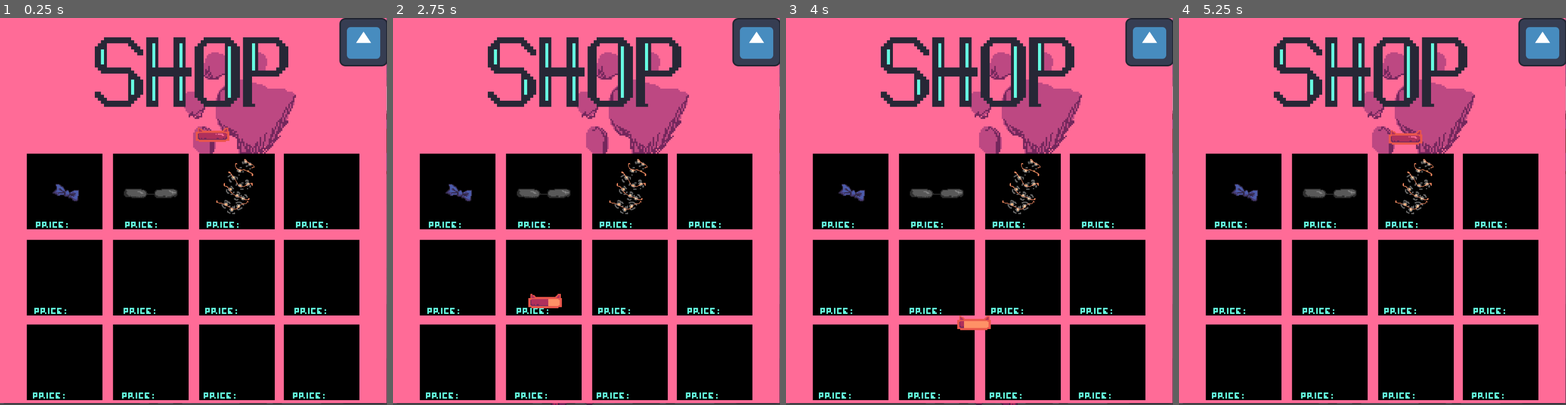
Above: before the commit, frames 1-4 (left to right).
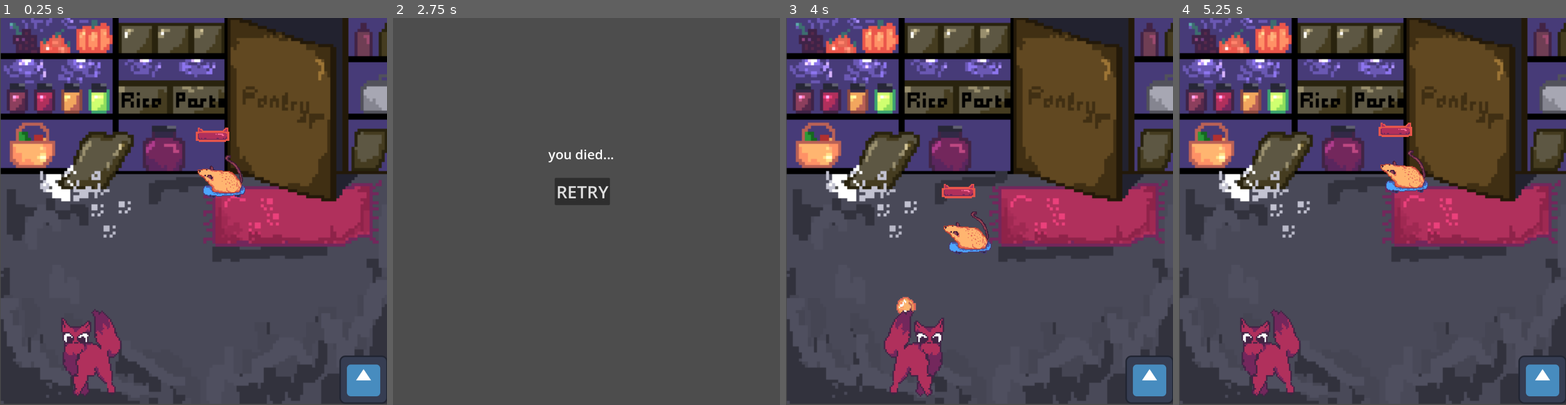
Above: after the commit, the same moments.

Repository: Nineteenn1/catsgame
Game: Godot game, scene res://scenes/main.tscn
Same seed, same stepped clock (60 frames per second), same inputs: the game is played once before the commit and once after it. The engine's default icon, where the game draws it, is replaced by a stand-in: a white triangle on a blue panel in a dark square.
Inputs (mouse positions are in pixels of both pictures, inside the frame that each line leads up to):
- Up to frame 1 (0.25 s): no input
- Up to frame 2 (2.75 s): click (756, 377) at 0.5 s; move the mouse to (671, 192) at 1.27 s; hold D (RIGHT) 1.28-2.03 s; click (671, 192) at 1.35 s; move the mouse to (509, 230) at 2.02 s; hold S (DOWN) from 2.03 s (still down); click (509, 230) at 2.1 s
- Up to frame 3 (4 s): release S (DOWN) at 2.75 s; click (975, 192) at 2.75 s, where only the run after the commit has a clickable "RETRY"; move the mouse to (1018, 126) at 3.52 s; hold D (RIGHT) from 3.53 s (still down); click (1018, 126) at 3.6 s
- Up to frame 4 (5.25 s): move the mouse to (1353, 288) at 4.27 s; release D (RIGHT) at 4.28 s; hold W (UP) 4.28-5 s; click (1353, 288) at 4.35 s; click (1368, 192) at 5 s, where only the run after the commit has a clickable "RETRY"

The runs differ from the first frame. In frame 1, 99% of the frame differs, in the area x 0-100%, y 0-100%; in frame 2, 99%; in frame 3, 99%; in frame 4, 99%.

Commit message:
add rat attack n stuff

Diff:
--- /dev/null
+++ b/cats/scenes/Die_screen.gd
@@ -0,0 +1,16 @@
+extends Node2D
+
+
+# Called when the node enters the scene tree for the first time.
+func _ready() -> void:
+	pass # Replace with function body.
+
+
+# Called every frame. 'delta' is the elapsed time since the previous frame.
+func _process(delta: float) -> void:
+	pass
+
+
+func _on_retry_pressed() -> void:
+	get_tree().change_scene_to_file("res://scenes/main.tscn")
+	#get_tree().reload_current_scene()
--- /dev/null
+++ b/cats/scenes/die_screen.tscn
@@ -0,0 +1,25 @@
+[gd_scene load_steps=2 format=3 uid="uid://biwc2ya06dnxq"]
+
+[ext_resource type="Script" path="res://scenes/Die_screen.gd" id="1_4kkh4"]
+
+[node name="DieScreen" type="Node2D"]
+script = ExtResource("1_4kkh4")
+
+[node name="Label" type="Label" parent="."]
+offset_left = 411.0
+offset_top = 336.0
+offset_right = 585.0
+offset_bottom = 385.0
+theme_override_font_sizes/font_size = 35
+text = "you died..."
+
+[node name="retry" type="Button" parent="."]
+offset_left = 428.0
+offset_top = 423.0
+offset_right = 574.0
+offset_bottom = 495.0
+theme_override_colors/icon_normal_color = Color(1, 1, 1, 1)
+theme_override_font_sizes/font_size = 46
+text = "RETRY"
+
+[connection signal="pressed" from="retry" to="." method="_on_retry_pressed"]
--- a/cats/scenes/main.tscn
+++ b/cats/scenes/main.tscn
@@ -56,8 +56,10 @@
 autostart = true
 
 [node name="rat_spawn_timer" type="Timer" parent="cat"]
-wait_time = 5.0
+wait_time = 3.314
 autostart = true
+
+[node name="Area2D" type="Area2D" parent="cat"]
 
 [node name="rat" parent="." instance=ExtResource("3_rm5ar")]
 
@@ -102,14 +104,8 @@
 text = "Kocham cię"
 
 [node name="itemshop" type="Node2D" parent="."]
+visible = false
 script = ExtResource("5_5udvn")
-
-[node name="open" type="TextureButton" parent="itemshop"]
-offset_left = 898.0
-offset_top = 893.0
-offset_right = 1026.0
-offset_bottom = 1021.0
-texture_normal = ExtResource("6_ux2v0")
 
 [node name="menu" type="Sprite2D" parent="itemshop"]
 z_index = 10
@@ -123,27 +119,41 @@
 offset_bottom = -379.0
 texture_normal = ExtResource("6_ux2v0")
 
-[node name="Ribbon" type="Sprite2D" parent="itemshop"]
-position = Vector2(150, 406)
-texture = ExtResource("8_27278")
-
-[node name="Ribbon" type="Sprite2D" parent="."]
+[node name="Ribbon2" type="Sprite2D" parent="itemshop"]
+visible = false
 z_index = 11
 position = Vector2(101, 587)
 texture = ExtResource("8_27278")
 
-[node name="Ribbon2" type="Sprite2D" parent="."]
+[node name="Ribbon3" type="Sprite2D" parent="itemshop"]
+visible = false
 z_index = 11
 position = Vector2(357, 535)
 scale = Vector2(0.75, 0.75)
 texture = ExtResource("9_6wyl3")
 
-[node name="Ribbon3" type="Sprite2D" parent="."]
+[node name="Ribbon4" type="Sprite2D" parent="itemshop"]
+visible = false
 z_index = 11
 position = Vector2(700, 516)
 scale = Vector2(0.5, 0.5)
 texture = ExtResource("10_3l418")
 
+[node name="money" type="Label" parent="itemshop"]
+z_index = 100
+offset_left = 79.0
+offset_top = 285.0
+offset_right = 167.0
+offset_bottom = 308.0
+text = "Balance: x$"
+
+[node name="open" type="TextureButton" parent="."]
+offset_left = 898.0
+offset_top = 893.0
+offset_right = 1026.0
+offset_bottom = 1021.0
+texture_normal = ExtResource("6_ux2v0")
+
 [connection signal="timeout" from="cat/rat_spawn_timer" to="cat" method="_on_rat_spawn_timer_timeout"]
-[connection signal="pressed" from="itemshop/open" to="itemshop" method="_on_texture_button_pressed"]
 [connection signal="pressed" from="itemshop/menu/close" to="itemshop" method="close_pressed"]
+[connection signal="pressed" from="open" to="itemshop" method="_on_texture_button_pressed"]
--- a/cats/scripts/bullet.gd
+++ b/cats/scripts/bullet.gd
@@ -9,10 +9,9 @@
 
 #func _process(delta: float) -> void:
 
-
+#make bullet go thru
 
 func _on_timer_timeout() -> void:
-	print("signal")
 	queue_free()
 
 func _physics_process(delta: float) -> void:
--- a/cats/scripts/cat.gd
+++ b/cats/scripts/cat.gd
@@ -16,7 +16,20 @@
 
 var bullet_mouse_position_copy
 
-var money = 0
+var health = 100
+
+func wear() -> void:
+	pass
+
+func takeDamage(damage: int):
+	health -= damage
+
+func _process(delta: float) -> void:
+	if health == 0:
+		die()
+
+func die() -> void:
+	get_tree().change_scene_to_file("res://scenes/die_screen.tscn")
 
 func _physics_process(delta: float) -> void:
 
@@ -45,21 +58,22 @@
 
 func _input(e: InputEvent) -> void:
 	if e is InputEventMouseButton:
-		print("Mouse Click/Unclick at: ", e.position)
+		#print("Mouse Click/Unclick at: ", e.position)
 		bullet_mouse_position_copy = e.position
 		#play anim then q free
 	if Input.is_action_just_pressed("SHOOT"):
 		bullet = bullet_scene.instantiate()
-		print($global_timer.time_left)
+		#print($global_timer.time_left)
 		if not bullet.shoot and $global_timer.time_left <=0:
 			bullet.shoot = true
 			get_parent().add_child(bullet)
 			bullet.position = position
-			print("start")
+			#print("start")
 			bullet.mouse_position = bullet_mouse_position_copy
 			$global_timer.start()
 		# on collision
 		# health bar
+
 
 
 		#bullet cooldown!!
--- a/cats/scripts/itemshop.gd
+++ b/cats/scripts/itemshop.gd
@@ -1,5 +1,6 @@
 extends Node2D
 
+var money = 0
 
 # Called when the node enters the scene tree for the first time.
 func _ready() -> void:
@@ -10,10 +11,11 @@
 func _process(delta: float) -> void:
 	pass
 
-
 func _on_texture_button_pressed() -> void:
-	$menu.set_visible(1)
-
+	set_visible(1)
+	get_parent().get_node("open").set_visible(0)
+	$money.text = "Balance: {money}$".format({"money": money})
 
 func close_pressed() -> void:
-	$menu.set_visible(0)
+	set_visible(0)
+	get_parent().get_node("open").set_visible(1)
--- a/cats/scripts/rat.gd
+++ b/cats/scripts/rat.gd
@@ -11,11 +11,21 @@
 @onready var cat_position = cat_node.get("position")
 @onready var cat_velocity = cat_node.get("velocity")
 
-var entities = []
+var money = 0
+
+
+func attack(entity, damage: int):
+		if entity in $Area2D.get_overlapping_bodies() or entity in $Area2D.get_overlapping_areas():
+			entity.takeDamage(damage)
+			print("cat ded!!!")
+
 
 func takeDamage(damage: int):
 	health -= damage
 	$CanvasLayer/TextureProgressBar.value = health
+
+
+
 
 
 #func _ready():
@@ -32,8 +42,15 @@
 func die():
 	# particle animation
 	#await get_tree().create_timer(1).timeout
+
+	get_parent().get_node("itemshop").money += 10
+	print(get_parent().get_node("itemshop").money)
+
+
 	queue_free()
 	get_parent().remove_child(self)
+
+
 	pass
 
 func _process(delta: float) -> void:
@@ -42,6 +59,7 @@
 
 	$CanvasLayer/TextureProgressBar.position = Vector2(position.x - 65, position.y - 150)
 
+	attack(cat_node, 10)
 
 	#removeEntities()
 
@@ -61,14 +79,10 @@
 
 
 func _on_area_2d_area_entered(area: Area2D) -> void:
-	print(area.name)
 	if (area.name == "Area2D") or (area.name == "@CharacterBody2D@" + str(name_index)):
 		takeDamage(20)
-		print(health)
 		$CanvasLayer/TextureProgressBar.value = health
 		area.visible = false
 		#await get_tree().create_timer(1).timeout
-		print("died out of diedness")
 		area.queue_free()
-		entities.append(area)
 		name_index += 1
